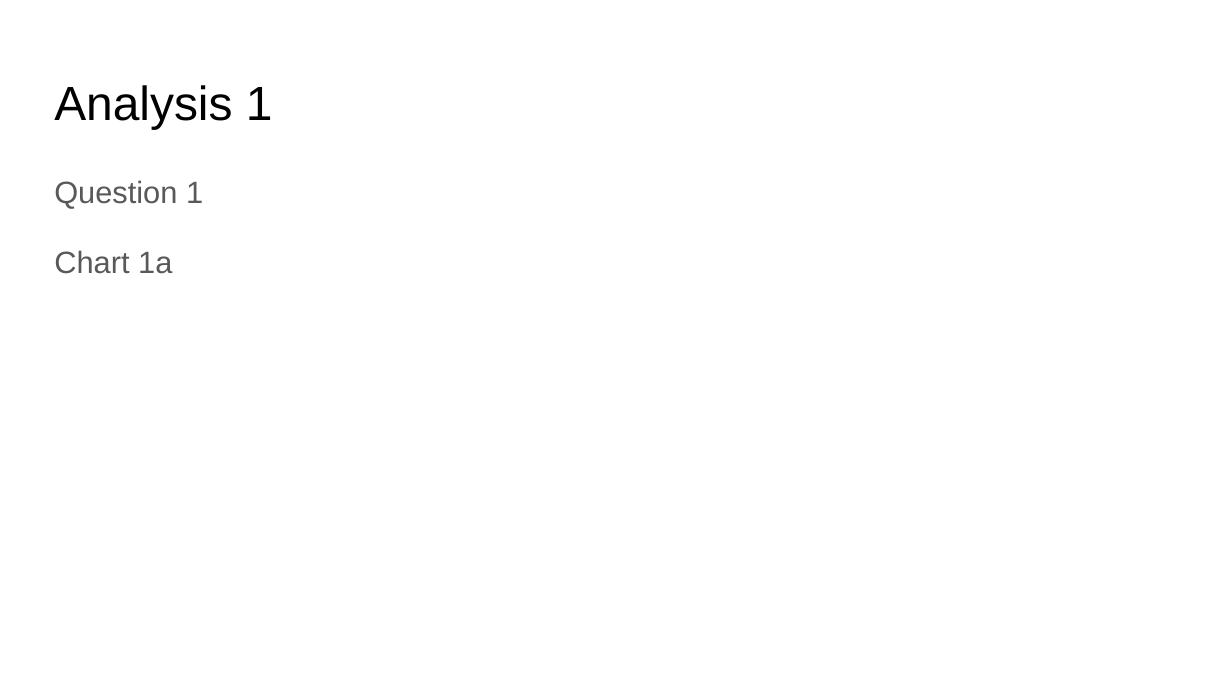
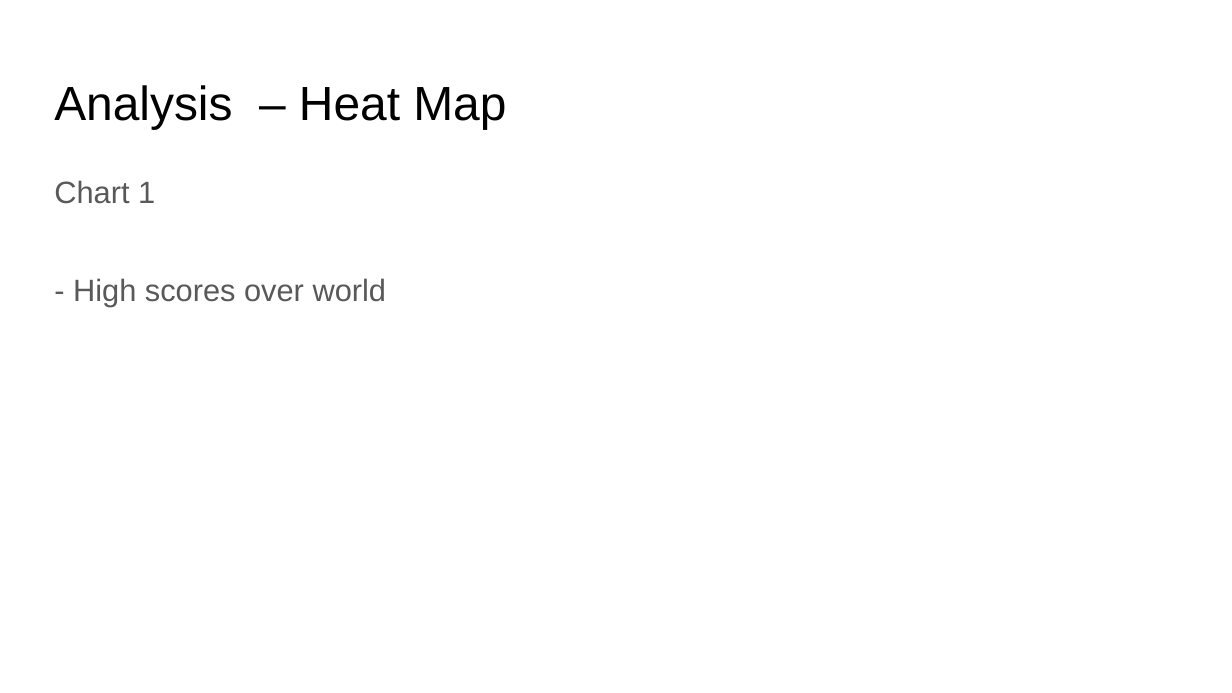
Before and after one commit to arvinseeva/TheHappyCo, a slide deck: slide 4 of TheHappyCo - Happiness.pptx. Drawn at 1232x693 pixels with LibreOffice and Linux fonts; fonts in the diff are those of the drawing. Boxes give left, top, right and bottom in pixels: in the first picture for what was removed or moved away, otherwise in the second. Text is boxed around its words. In the diff, an @@ line names an element or a change of style, - is before the commit and + after.

```diff
--- a/TheHappyCo - Happiness.pptx
+++ b/TheHappyCo - Happiness.pptx
@@ title at [54,85,506,129]: text changed @@
-Analysis 1
+Analysis – Heat Map
@@ text at [54,180,387,306]: text changed @@
-Question 1
-Chart 1a
+Chart 1
+- High scores over world
```
Also in this commit, not shown: 5 other slides changed, 1 slide added.
